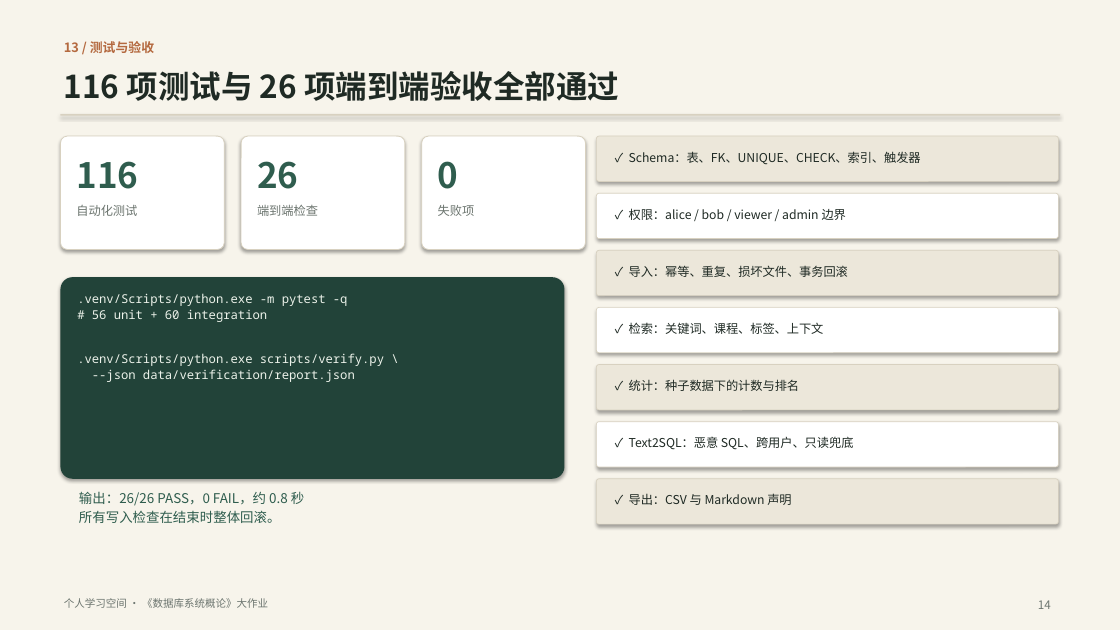
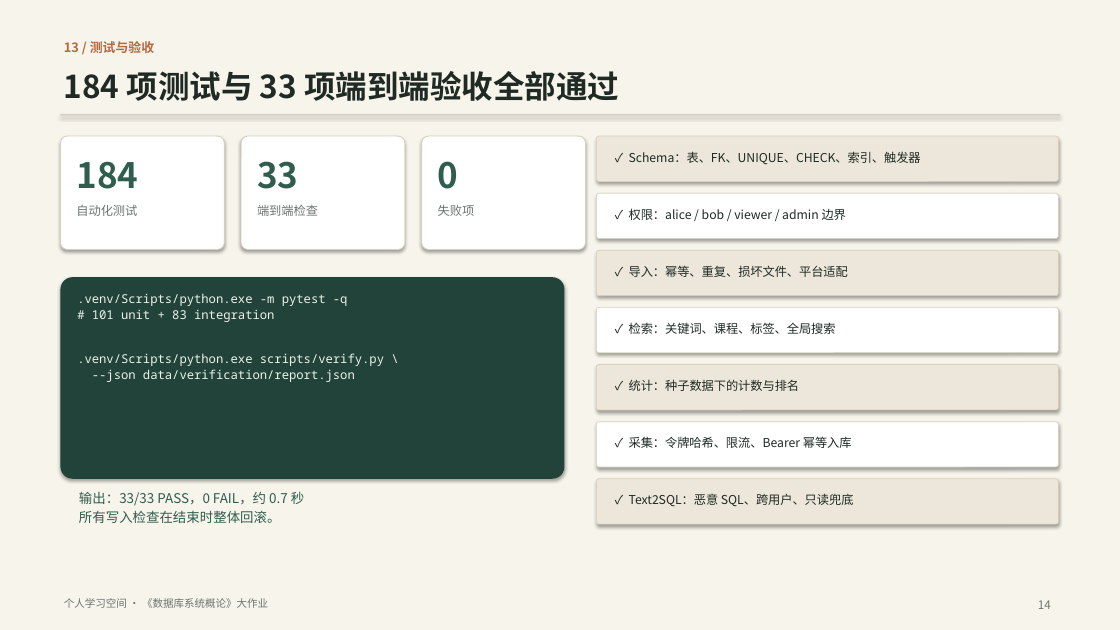
Before and after one commit to ycl-berserk/2026Database, a slide deck: slide 14 of docs/汇报.pptx. Drawn at 1120x630 pixels with LibreOffice and Linux fonts; fonts in the diff are those of the drawing. Boxes give left, top, right and bottom in pixels: in the first picture for what was removed or moved away, otherwise in the second. Text is boxed around its words. In the diff, an @@ line names an element or a change of style, - is before the commit and + after.

Commit message:
docs: 完成 Phase 2 验收材料与截图更新

```diff
--- a/docs/汇报.pptx
+++ b/docs/汇报.pptx
@@ text at bbox=[64, 71, 619, 101]: text changed @@
-116 项测试与 26 项端到端验收全部通过
+184 项测试与 33 项端到端验收全部通过
@@ text at bbox=[76, 161, 138, 189]: text changed @@
-116
+184
@@ text at bbox=[257, 161, 298, 189]: text changed @@
-26
+33
@@ text at bbox=[629, 265, 848, 277]: text changed @@
-✓ 导入：幂等、重复、损坏文件、事务回滚
+✓ 导入：幂等、重复、损坏文件、平台适配
@@ text at bbox=[92, 310, 274, 322]: text changed @@
-# 56 unit + 60 integration
+# 101 unit + 83 integration
@@ text at bbox=[629, 322, 836, 334]: text changed @@
-✓ 检索：关键词、课程、标签、上下文
+✓ 检索：关键词、课程、标签、全局搜索
@@ text added at bbox=[629, 436, 852, 448], 10.5 pt, text #1F2A24 @@
+✓ 采集：令牌哈希、限流、Bearer 幂等入库
@@ text at bbox=[79, 491, 304, 506]: text changed @@
-输出：26/26 PASS，0 FAIL，约 0.8 秒
+输出：33/33 PASS，0 FAIL，约 0.7 秒
@@ text "✓ Text2SQL：恶意 SQL、跨用户、只读兜底": place and size @@
-text "✓ Text2SQL：恶意 SQL、跨用户、只读兜底" at bbox=[629, 436, 854, 450]
+text "✓ Text2SQL：恶意 SQL、跨用户、只读兜底" at bbox=[629, 493, 854, 507]
@@ text removed at bbox=[629, 493, 791, 505] @@
-✓ 导出：CSV 与 Markdown 声明
```
Also in this commit, not shown: 7 other slides changed, 46 other files.
